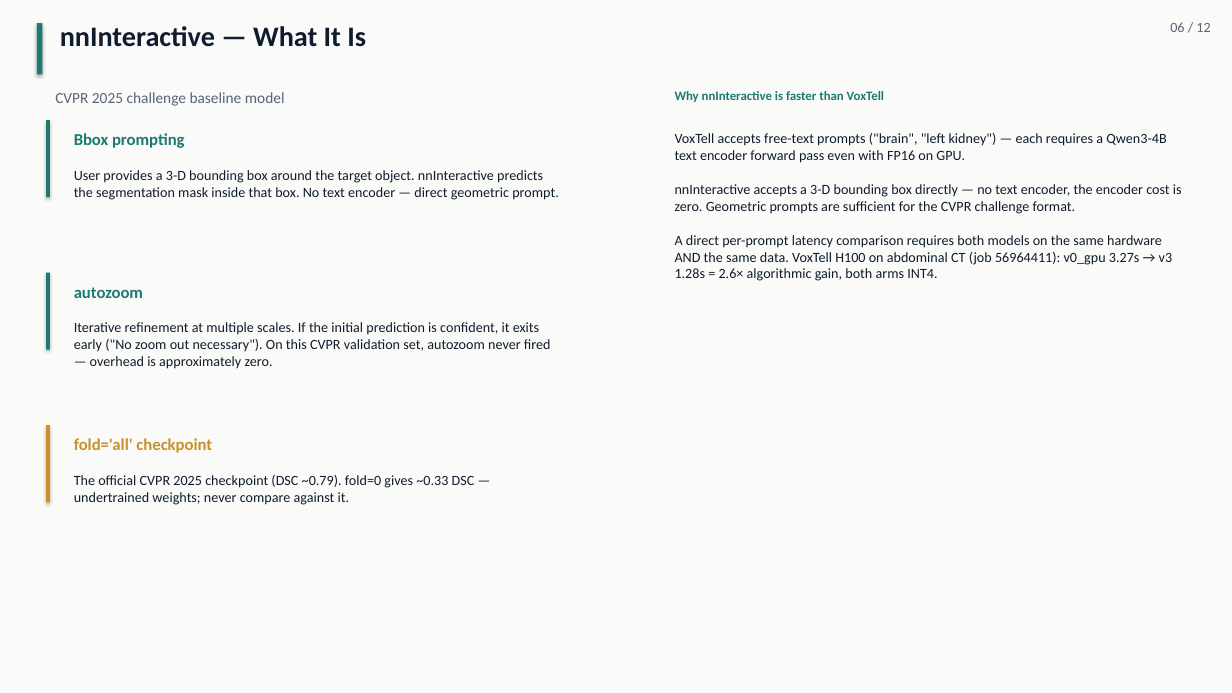
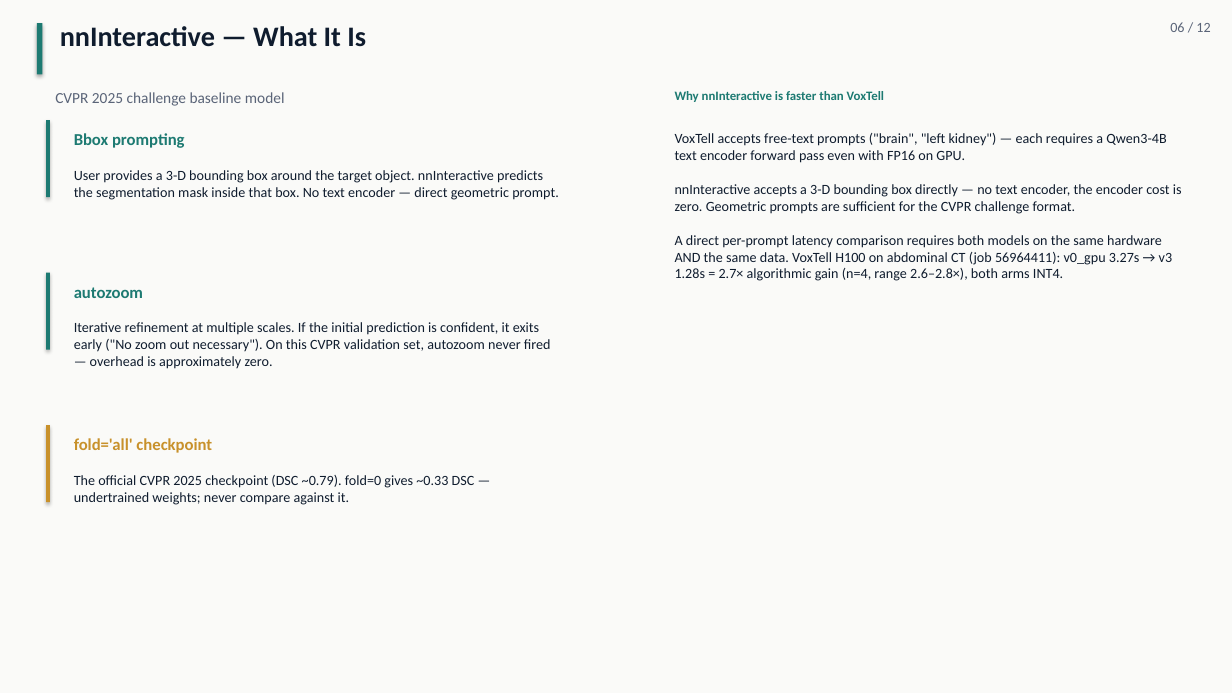
Before and after one commit to pentaexe/VoxTell-main, a slide deck: slide 6 of slides.pptx. Drawn at 1232x693 pixels with LibreOffice and Linux fonts; fonts in the diff are those of the drawing. Boxes give left, top, right and bottom in pixels: in the first picture for what was removed or moved away, otherwise in the second. Text is boxed around its words. In the diff, an @@ line names an element or a change of style, - is before the commit and + after.

Commit message:
CT benchmark now n=4: 2.7x mean, range 2.6-2.8x
Serialized repeats 56966901-903 plus the original 56964411 give 2.6, 2.8,
2.6, 2.8. A 7.4% spread - tighter than nnInteractive's 8.6% and far tighter
than the brain's 33%. This is the most stable measurement in the project.

Deck updated in all three places; the headline no longer rests on n=1.

```diff
--- a/slides.pptx
+++ b/slides.pptx
@@ text at box(675, 133, 1182, 281): text changed @@
-VoxTell accepts free-text prompts ("brain", "left kidney") — each requires a Qwen3-4B text encoder forward pass even with FP16 on GPU.
-nnInteractive accepts a 3-D bounding box directly — no text encoder, the encoder cost is zero. Geometric prompts are sufficient for the CVPR challenge format.
-A direct per-prompt latency comparison requires both models on the same hardware AND the same data. VoxTell H100 on abdominal CT (job 56964411): v0_gpu 3.27s → v3 1.28s = 2.6× algorithmic gain, both arms INT4.
+VoxTell accepts free-text prompts ("brain", "left kidney") — each requires a Qwen3-4B text encoder forward pass even with FP16 on GPU.
+nnInteractive accepts a 3-D bounding box directly — no text encoder, the encoder cost is zero. Geometric prompts are sufficient for the CVPR challenge format.
+A direct per-prompt latency comparison requires both models on the same hardware AND the same data. VoxTell H100 on abdominal CT (job 56964411): v0_gpu 3.27s → v3 1.28s = 2.7× algorithmic gain (n=4, range 2.6–2.8×), both arms INT4.
```
Also in this commit, not shown: 2 other slides changed, 2 other files.
